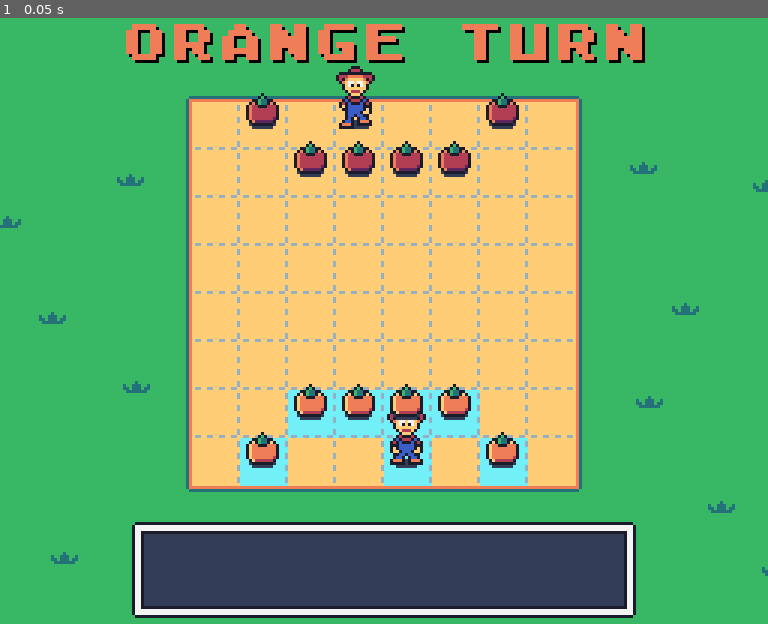
Above: before the commit, frame 1.
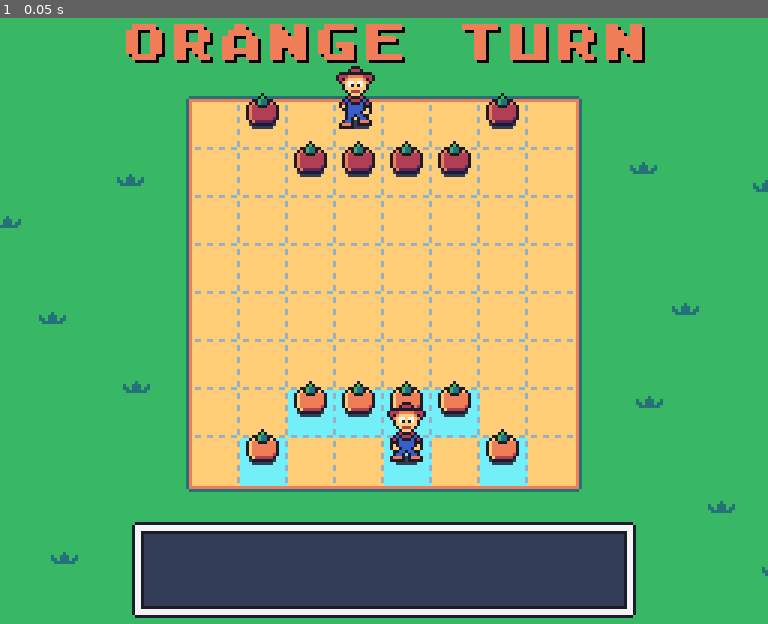
Above: after the commit, the same moment.

Repository: puzzud/Gardon
Game: Godot game, scene res://Scenes/Game.tscn
Two runs of this game, one before a commit and one after it. Both use one fixed random seed, a clock stepped at 60 frames per second and the inputs below.
Inputs:
- Up to frame 1 (0.05 s): no input

The runs differ from the first frame. In frame 1, 1.0% of the frame differs, in the area x 32-68%, y 59-75%.

Commit message:
Fixed initial placement of orange team pieces.

Diff:
--- a/Scenes/Farmer.tscn
+++ b/Scenes/Farmer.tscn
@@ -9,19 +9,19 @@
 [ext_resource path="res://Assets/Sounds/StartMove1.ogg" type="AudioStream" id=7]
 [ext_resource path="res://Assets/Sounds/StartAttack1.ogg" type="AudioStream" id=8]
 
-[sub_resource type="Animation" id=9]
+[sub_resource type="Animation" id=1]
 resource_name = "activate"
 length = 0.5
 
-[sub_resource type="Animation" id=10]
+[sub_resource type="Animation" id=2]
 resource_name = "deactivate"
 length = 0.5
 
+[sub_resource type="Animation" id=3]
+resource_name = "dying"
+length = 0.5
+
 [sub_resource type="Animation" id=4]
-resource_name = "dying"
-length = 0.5
-
-[sub_resource type="Animation" id=12]
 resource_name = "idleDown"
 length = 0.5
 tracks/0/type = "value"
@@ -85,8 +85,7 @@
 "values": [ Rect2( 48, 0, 16, 24 ) ]
 }
 
-[sub_resource type="Animation" id=5]
-resource_name = "moveDown"
+[sub_resource type="Animation" id=8]
 length = 0.4
 loop = true
 tracks/0/type = "value"
@@ -102,8 +101,7 @@
 "values": [ Rect2( 16, 0, 16, 24 ), Rect2( 32, 0, 16, 24 ) ]
 }
 
-[sub_resource type="Animation" id=8]
-resource_name = "moveLeft"
+[sub_resource type="Animation" id=9]
 length = 0.4
 loop = true
 tracks/0/type = "value"
@@ -119,8 +117,7 @@
 "values": [ Rect2( 144, 0, 16, 24 ), Rect2( 160, 0, 16, 24 ), Rect2( 176, 0, 16, 24 ), Rect2( 160, 0, 16, 24 ) ]
 }
 
-[sub_resource type="Animation" id=7]
-resource_name = "moveRight"
+[sub_resource type="Animation" id=10]
 length = 0.4
 loop = true
 tracks/0/type = "value"
@@ -136,8 +133,7 @@
 "values": [ Rect2( 96, 0, 16, 24 ), Rect2( 112, 0, 16, 24 ), Rect2( 128, 0, 16, 24 ), Rect2( 112, 0, 16, 24 ) ]
 }
 
-[sub_resource type="Animation" id=6]
-resource_name = "moveUp"
+[sub_resource type="Animation" id=11]
 length = 0.4
 loop = true
 tracks/0/type = "value"
@@ -155,7 +151,6 @@
 
 [node name="Farmer" type="Node2D"]
 script = ExtResource( 1 )
-BoardCellOffset = Vector2( 8, 8 )
 
 [node name="Shadow" type="Sprite" parent="."]
 position = Vector2( -8, -12 )
@@ -172,17 +167,17 @@
 region_rect = Rect2( 0, 0, 16, 24 )
 
 [node name="AnimationPlayer" type="AnimationPlayer" parent="."]
-anims/activate = SubResource( 9 )
-anims/deactivate = SubResource( 10 )
-anims/dying = SubResource( 4 )
-anims/idleDown = SubResource( 12 )
-anims/idleLeft = SubResource( 13 )
-anims/idleRight = SubResource( 14 )
-anims/idleUp = SubResource( 11 )
-anims/moveDown = SubResource( 5 )
-anims/moveLeft = SubResource( 8 )
-anims/moveRight = SubResource( 7 )
-anims/moveUp = SubResource( 6 )
+anims/activate = SubResource( 1 )
+anims/deactivate = SubResource( 2 )
+anims/dying = SubResource( 3 )
+anims/idleDown = SubResource( 4 )
+anims/idleLeft = SubResource( 5 )
+anims/idleRight = SubResource( 6 )
+anims/idleUp = SubResource( 7 )
+anims/moveDown = SubResource( 8 )
+anims/moveLeft = SubResource( 9 )
+anims/moveRight = SubResource( 10 )
+anims/moveUp = SubResource( 11 )
 
 [node name="MoveTween" type="Tween" parent="."]
 
--- a/Scenes/Game.tscn
+++ b/Scenes/Game.tscn
@@ -33,34 +33,13 @@
 position = Vector2( 62, 38 )
 
 [node name="Pieces" type="Node2D" parent="."]
+editor/display_folded = true
 __meta__ = {
 "_edit_lock_": true
 }
 
-[node name="Team1" type="Node2D" parent="Pieces"]
-
-[node name="Farmer" parent="Pieces/Team1" instance=ExtResource( 6 )]
-position = Vector2( 135, 159 )
-
-[node name="Tomato2" parent="Pieces/Team1" instance=ExtResource( 7 )]
-position = Vector2( 87, 159 )
-
-[node name="Tomato3" parent="Pieces/Team1" instance=ExtResource( 7 )]
-position = Vector2( 103, 143 )
-
-[node name="Tomato4" parent="Pieces/Team1" instance=ExtResource( 7 )]
-position = Vector2( 119, 143 )
-
-[node name="Tomato5" parent="Pieces/Team1" instance=ExtResource( 7 )]
-position = Vector2( 135, 143 )
-
-[node name="Tomato6" parent="Pieces/Team1" instance=ExtResource( 7 )]
-position = Vector2( 151, 143 )
-
-[node name="Tomato7" parent="Pieces/Team1" instance=ExtResource( 7 )]
-position = Vector2( 167, 159 )
-
 [node name="Team2" type="Node2D" parent="Pieces"]
+editor/display_folded = true
 
 [node name="Farmer" parent="Pieces/Team2" instance=ExtResource( 6 )]
 position = Vector2( 119, 46 )
@@ -90,6 +69,30 @@
 position = Vector2( 167, 46 )
 teamIndex = 1
 
+[node name="Team1" type="Node2D" parent="Pieces"]
+editor/display_folded = true
+
+[node name="Tomato2" parent="Pieces/Team1" instance=ExtResource( 7 )]
+position = Vector2( 87, 158 )
+
+[node name="Tomato3" parent="Pieces/Team1" instance=ExtResource( 7 )]
+position = Vector2( 103, 142 )
+
+[node name="Tomato4" parent="Pieces/Team1" instance=ExtResource( 7 )]
+position = Vector2( 119, 142 )
+
+[node name="Tomato5" parent="Pieces/Team1" instance=ExtResource( 7 )]
+position = Vector2( 135, 142 )
+
+[node name="Tomato6" parent="Pieces/Team1" instance=ExtResource( 7 )]
+position = Vector2( 151, 142 )
+
+[node name="Tomato7" parent="Pieces/Team1" instance=ExtResource( 7 )]
+position = Vector2( 167, 158 )
+
+[node name="Farmer" parent="Pieces/Team1" instance=ExtResource( 6 )]
+position = Vector2( 135, 158 )
+
 [node name="Timers" type="Node" parent="."]
 editor/display_folded = true
 
--- a/Scenes/Tomato.tscn
+++ b/Scenes/Tomato.tscn
@@ -12,7 +12,7 @@
 resource_name = "activate"
 length = 0.33
 tracks/0/type = "value"
-tracks/0/path = NodePath("../../Team2/Farmer/Shadow:position")
+tracks/0/path = NodePath("../Farmer/Shadow:position")
 tracks/0/interp = 1
 tracks/0/loop_wrap = true
 tracks/0/imported = false
@@ -28,7 +28,7 @@
 resource_name = "deactivate"
 length = 0.33
 tracks/0/type = "value"
-tracks/0/path = NodePath("../../Team2/Farmer/Shadow:position")
+tracks/0/path = NodePath("../Farmer/Shadow:position")
 tracks/0/interp = 1
 tracks/0/loop_wrap = true
 tracks/0/imported = false
@@ -40,14 +40,13 @@
 "values": [ Vector2( -8, -12 ), Vector2( -8, -12 ) ]
 }
 
-[sub_resource type="Animation" id=4]
+[sub_resource type="Animation" id=3]
 resource_name = "dying"
 length = 0.5
 
-[sub_resource type="Animation" id=3]
-resource_name = "idle"
+[sub_resource type="Animation" id=4]
 tracks/0/type = "value"
-tracks/0/path = NodePath("../../Team2/Farmer/Shadow:position")
+tracks/0/path = NodePath("../Farmer/Shadow:position")
 tracks/0/interp = 1
 tracks/0/loop_wrap = true
 tracks/0/imported = false
@@ -79,8 +78,8 @@
 [node name="AnimationPlayer" type="AnimationPlayer" parent="."]
 anims/activate = SubResource( 1 )
 anims/deactivate = SubResource( 2 )
-anims/dying = SubResource( 4 )
-anims/idle = SubResource( 3 )
+anims/dying = SubResource( 3 )
+anims/idle = SubResource( 4 )
 
 [node name="MoveTween" type="Tween" parent="."]
 
Not shown: 3 places in Scenes/Farmer.tscn that only renumber resources
